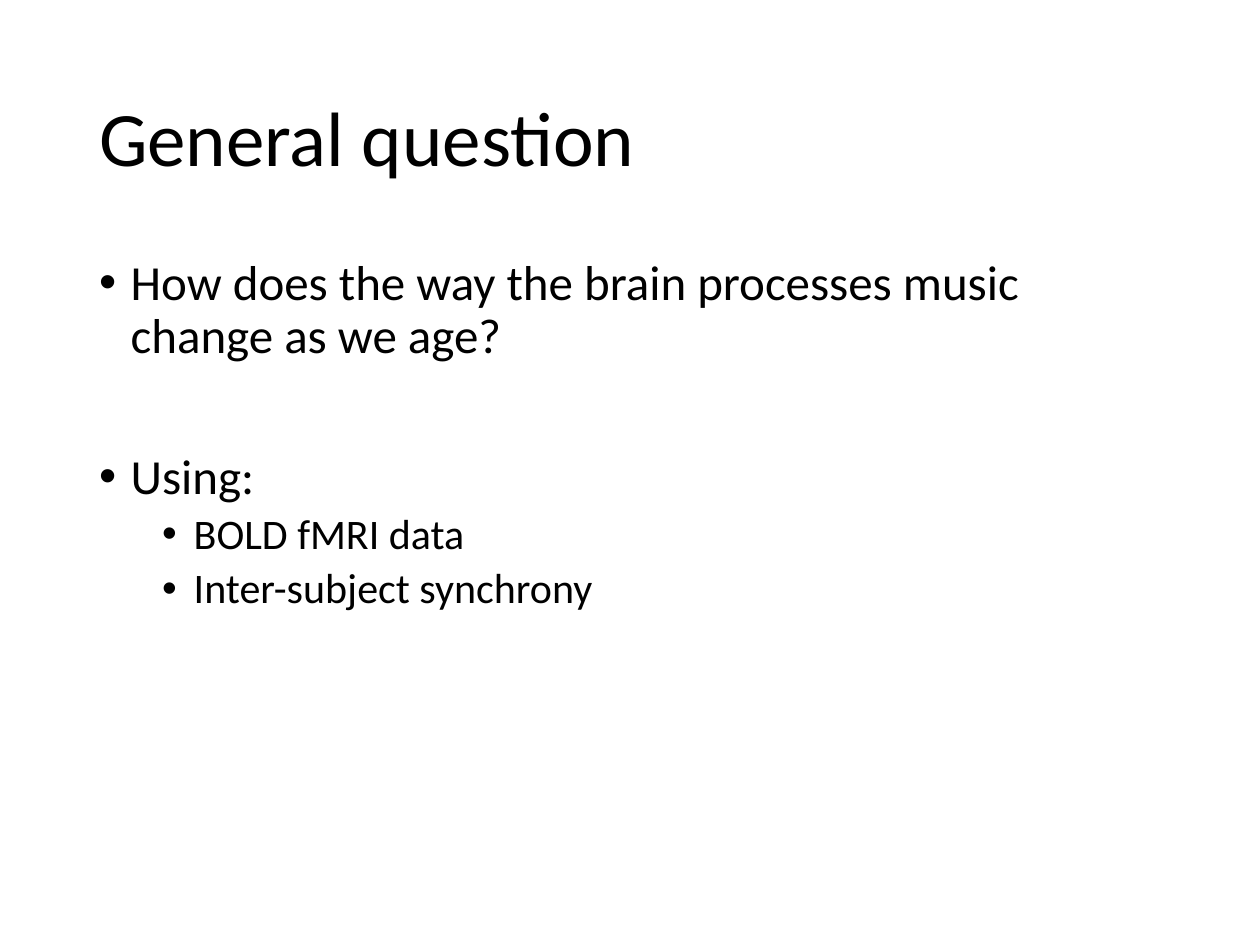
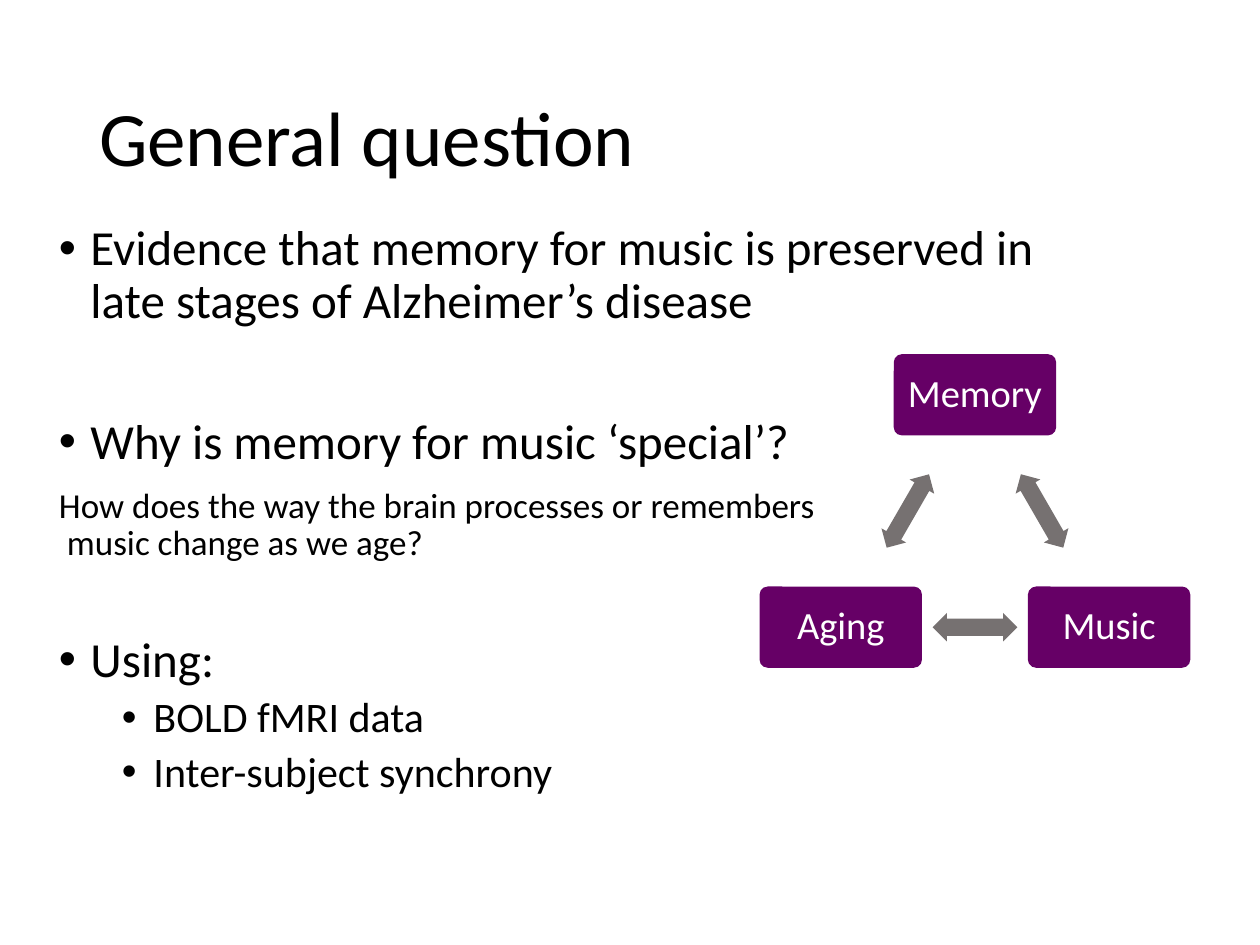
Before and after one commit to asternin/PhDProject, a slide deck: slide 2 of Meetings/2018.05.03-CommitteeMeeting.pptx. Drawn at 1260x945 pixels with LibreOffice and Linux fonts; fonts in the diff are those of the drawing. Boxes give left, top, right and bottom in pixels: in the first picture for what was removed or moved away, otherwise in the second. Text is boxed around its words. In the diff, an @@ line names an element or a change of style, - is before the commit and + after.

```diff
--- a/Meetings/2018.05.03-CommitteeMeeting.pptx
+++ b/Meetings/2018.05.03-CommitteeMeeting.pptx
@@ text "Evidence that memory for music ...": place and size @@
-text "Evidence that memory for music ..." at (131,266,1019,611)
+text "Evidence that memory for music ..." at (59,231,1033,795)
@@ text at (59,231,1033,561): text changed @@
-• How does the way the brain processes music change as we age?
+• Evidence that memory for music is preserved in late stages of Alzheimer’s disease
+• Why is memory for music ‘special’?
+How does the way the brain processes or remembers
+music change as we age?
@@ group added at (760,354,1191,668): 3 rounded rectangles, 3 texts, 3 left right arrows @@
+Memory
+Music
+Aging
```
Also in this commit, not shown: 4 other slides changed, 6 other files.
